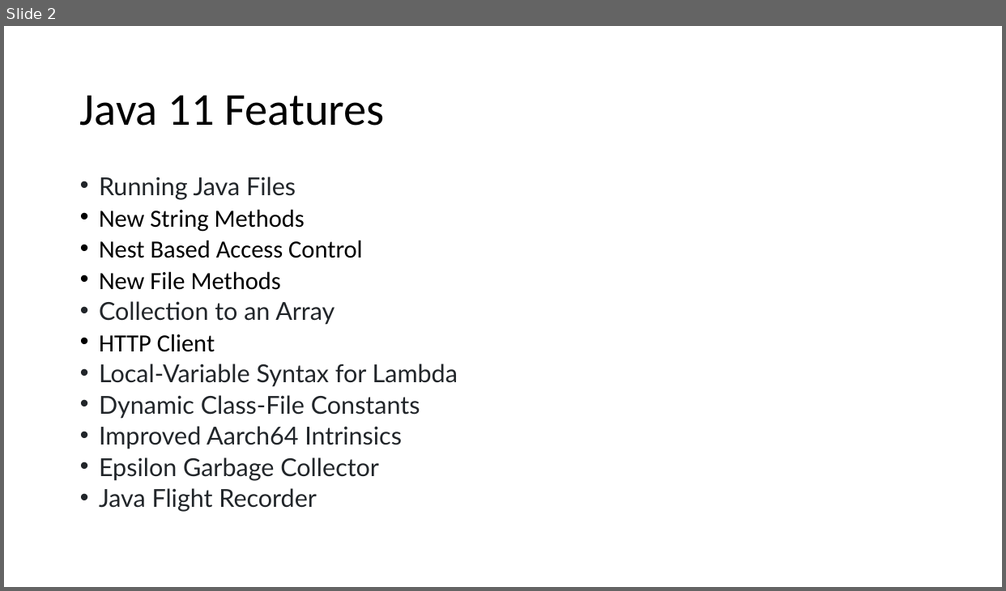
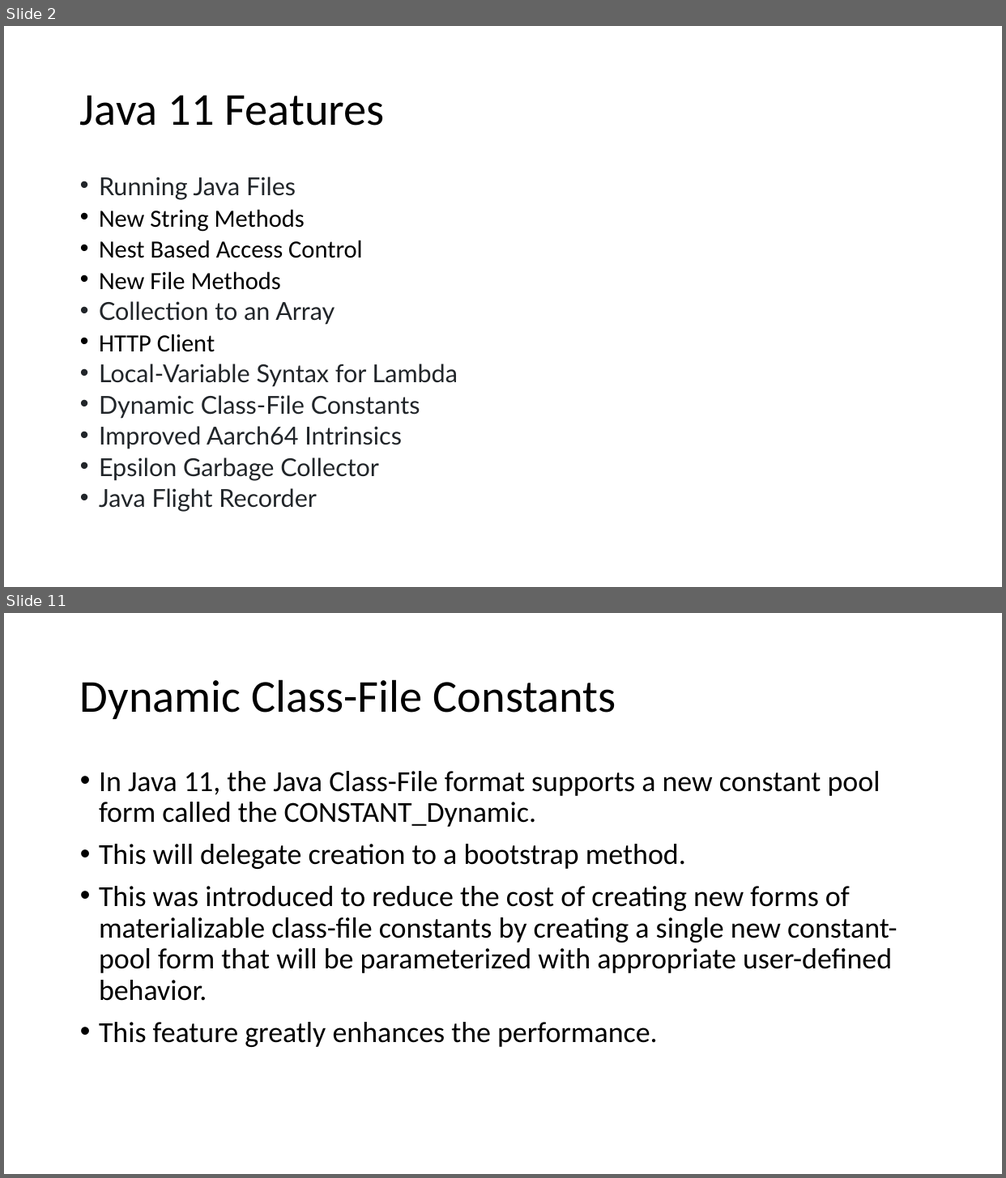
Before and after one commit to techelly/gladvancejavatraining, a slide deck: content/Java 11 Features.pptx. Shown one above the other, each under a label of ours: slide 2 before the commit, slides 2 and 11 after it; the slides between them are not shown. The pictures are 1006x591 and 1006x1178 pixels, drawn with LibreOffice and Linux fonts; fonts in the diff are those of the drawing. Boxes give left, top, right and bottom in pixels: in the first picture for what was removed or moved away, otherwise in the second. Text is boxed around its words. In the diff, an @@ line names an element or a change of style, - is before the commit and + after.

Commit message:
daythree classwork

```diff
--- a/content/Java 11 Features.pptx
+++ b/content/Java 11 Features.pptx
@@ slide 11 added at <box>4,613,1002,1174</box>, background #FFFFFF @@
@@ title added at <box>80,679,616,719</box>, 44 pt, text #000000 @@
+Dynamic Class-File Constants
@@ text added at <box>99,771,897,1047</box>, 28 pt, text #000000 @@
+• In Java 11, the Java Class-File format supports a new constant pool form called the CONSTANT_Dynamic.
+• This will delegate creation to a bootstrap method.
+• This was introduced to reduce the cost of creating new forms of materializable class-file constants by creating a single new constant-pool form that will be parameterized with appropriate user-defined behavior.
+• This feature greatly enhances the performance.
```
Also in this commit, not shown: 1 slide changed, 12 other slides added, 36 other files.
